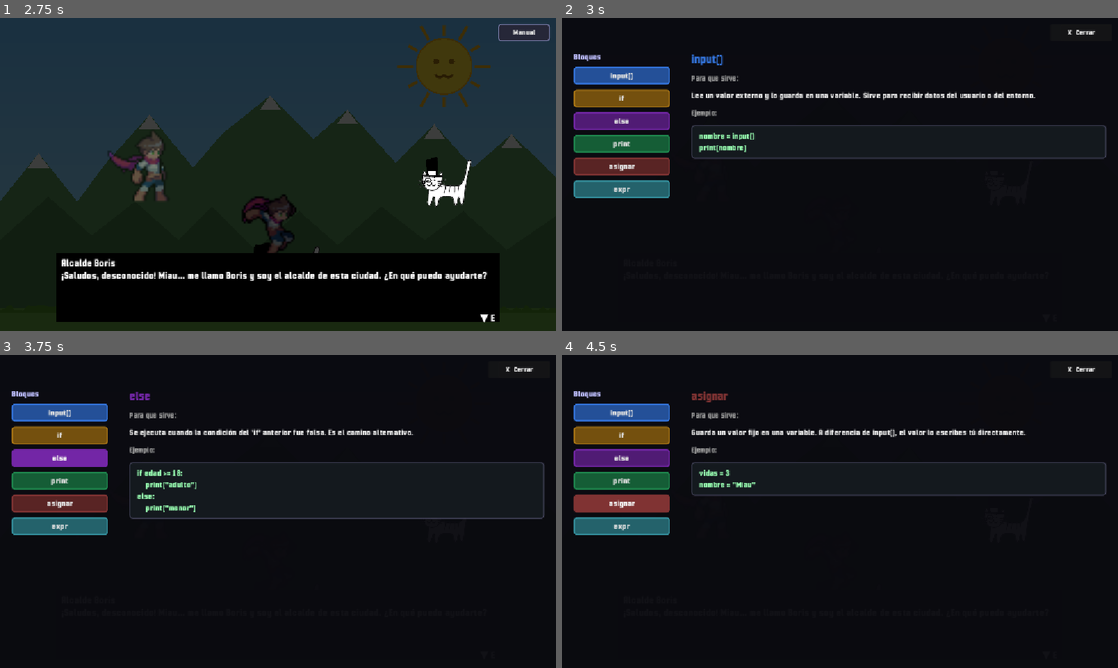
Above: before the commit, frames 1-4 (two rows, left to right).
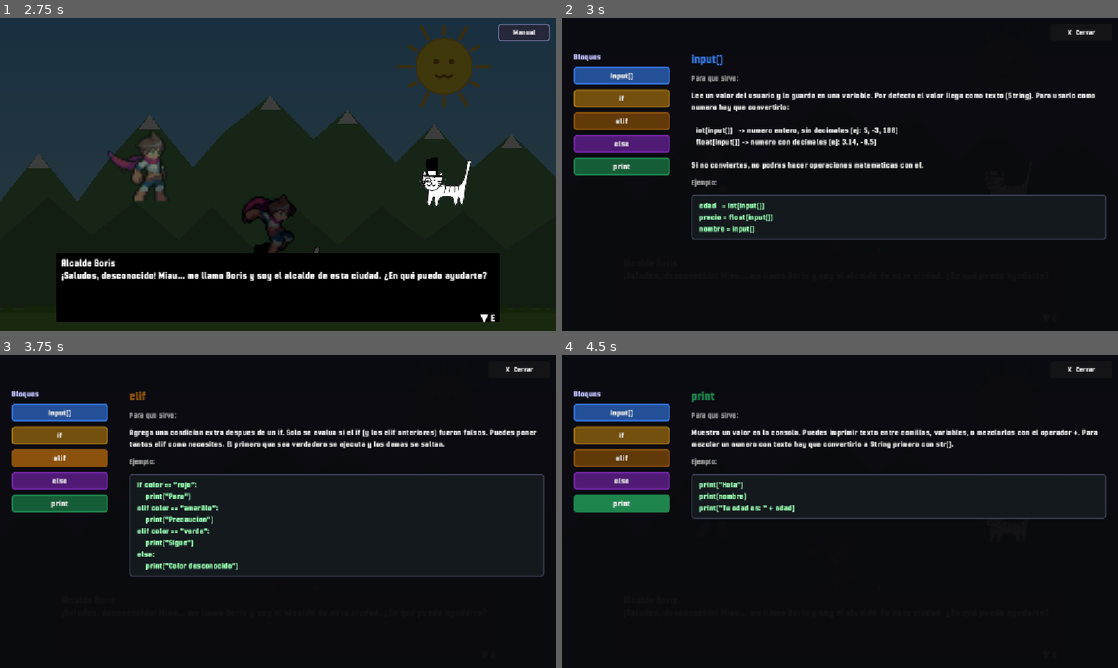
Above: after the commit, the same moments.

Repository: Intiti/ProyectoJuego-SEI
Game: Godot game, scene res://scenes/Main.tscn
Two runs of this game, one before a commit and one after it. Both use one fixed random seed, a clock stepped at 60 frames per second and the inputs below. This scene is started directly instead of the project's main scene.
Inputs (mouse positions are in pixels of both pictures, inside the frame that each line leads up to):
- Up to frame 1 (2.75 s): tap E (interact) at 0.5, 0.6, 1.25, 1.35, 2, 2.1 s; move the mouse to (400, 158) at 0.52 s; hold Right (ui_right) 0.53-2.03 s; click (400, 158) at 0.67 s; tap Enter (ui_accept) at 0.77, 1.52 s; move the mouse to (166, 190) at 1.27 s; move the mouse to (333, 105) at 2.02 s; hold Left (ui_left) from 2.03 s (still down)
- Up to frame 2 (3 s): release Left (ui_left) at 2.75 s; click "Manual" at 2.75 s
- Up to frame 3 (3.75 s): click (61, 458) at 3.5 s, where only the run after the commit has a clickable "elif"
- Up to frame 4 (4.5 s): click (623, 502) at 4.25 s, where only the run before the commit has a clickable "asignar"

Frame 1 is identical in both runs. In frame 2, 9.2% of the frame differs, in the area x 2-98%, y 23-71%; in frame 3, 8.7%; in frame 4, 7.6%.

Commit message:
Update manualUI.gd

Diff:
--- a/scripts/manualUI.gd
+++ b/scripts/manualUI.gd
@@ -7,38 +7,32 @@
 	{
 		"name": "input()",
 		"color": Color(0.20, 0.45, 0.85, 1.0),
-		"desc": "Lee un valor externo y lo guarda en una variable. Sirve para recibir datos del usuario o del entorno.",
-		"example": "nombre = input()\nprint(nombre)"
+		"desc": "Lee un valor del usuario y lo guarda en una variable. Por defecto el valor llega como texto (String). Para usarlo como numero hay que convertirlo:\n\n  int(input())   -> numero entero, sin decimales (ej: 5, -3, 100)\n  float(input()) -> numero con decimales (ej: 3.14, -0.5)\n\nSi no conviertes, no podras hacer operaciones matematicas con el.",
+		"example": "edad   = int(input())\nprecio = float(input())\nnombre = input()"
 	},
 	{
 		"name": "if",
 		"color": Color(0.65, 0.45, 0.08, 1.0),
-		"desc": "Ejecuta un bloque de código solo si se cumple una condición. Si la condición es falsa, ese bloque se salta.",
-		"example": "if edad >= 18:\n    print(\"adulto\")"
+		"desc": "Ejecuta un bloque solo si se cumple una condicion. Puedes encadenar condiciones extra con elif, que se revisan en orden si la anterior fue falsa. Operadores disponibles:\n\n  ==  igual a\n  !=  distinto de\n  >   mayor que\n  <   menor que\n  >=  mayor o igual\n  <=  menor o igual",
+		"example": "if nota >= 90:\n    print(\"Excelente\")"
+	},
+	{
+		"name": "elif",
+		"color": Color(0.55, 0.32, 0.05, 1.0),
+		"desc": "Agrega una condicion extra despues de un if. Solo se evalua si el if (y los elif anteriores) fueron falsos. Puedes poner tantos elif como necesites. El primero que sea verdadero se ejecuta y los demas se saltan.",
+		"example": "if color == \"rojo\":\n    print(\"Para\")\nelif color == \"amarillo\":\n    print(\"Precaucion\")\nelif color == \"verde\":\n    print(\"Sigue\")\nelse:\n    print(\"Color desconocido\")"
 	},
 	{
 		"name": "else",
 		"color": Color(0.45, 0.15, 0.65, 1.0),
-		"desc": "Se ejecuta cuando la condición del 'if' anterior fue falsa. Es el camino alternativo.",
-		"example": "if edad >= 18:\n    print(\"adulto\")\nelse:\n    print(\"menor\")"
+		"desc": "Se ejecuta cuando ninguna condicion anterior (if ni elif) fue verdadera. Es el camino por defecto. Solo puede haber un else por bloque y siempre va al final.",
+		"example": "if turno == \"dia\":\n    print(\"El sol brilla\")\nelif turno == \"tarde\":\n    print(\"Atardecer\")\nelse:\n    print(\"Es de noche\")"
 	},
 	{
 		"name": "print",
 		"color": Color(0.12, 0.52, 0.30, 1.0),
-		"desc": "Muestra un valor o texto en la consola. Es la forma de ver el resultado de tu programa.",
-		"example": "print(\"Hola\")\nprint(resultado)"
-	},
-	{
-		"name": "asignar",
-		"color": Color(0.50, 0.20, 0.20, 1.0),
-		"desc": "Guarda un valor fijo en una variable. A diferencia de input(), el valor lo escribes tú directamente.",
-		"example": "vidas = 3\nnombre = \"Miau\""
-	},
-	{
-		"name": "expr",
-		"color": Color(0.20, 0.55, 0.60, 1.0),
-		"desc": "Calcula una operacion matematica entre dos variables o numeros y guarda el resultado.",
-		"example": "total = precio + impuesto\ndif = a - b"
+		"desc": "Muestra un valor en la consola. Puedes imprimir texto entre comillas, variables, o mezclarlos con el operador +. Para mezclar un numero con texto hay que convertirlo a String primero con str().",
+		"example": "print(\"Hola\")\nprint(nombre)\nprint(\"Tu edad es: \" + edad)"
 	},
 ]
 
